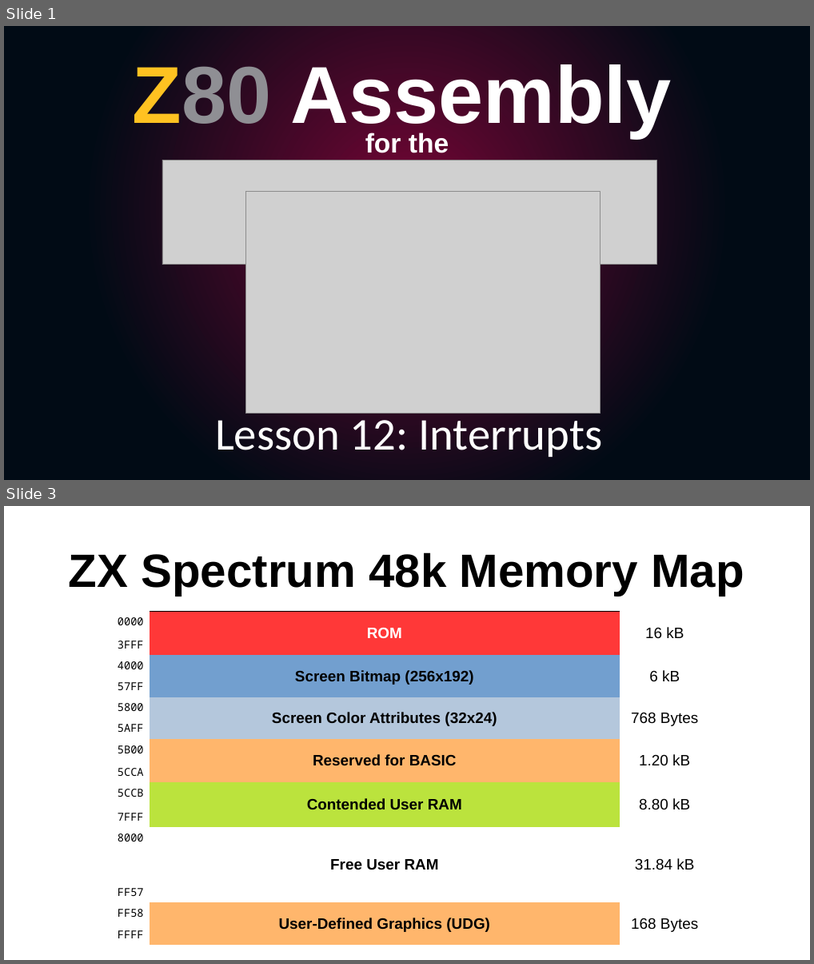
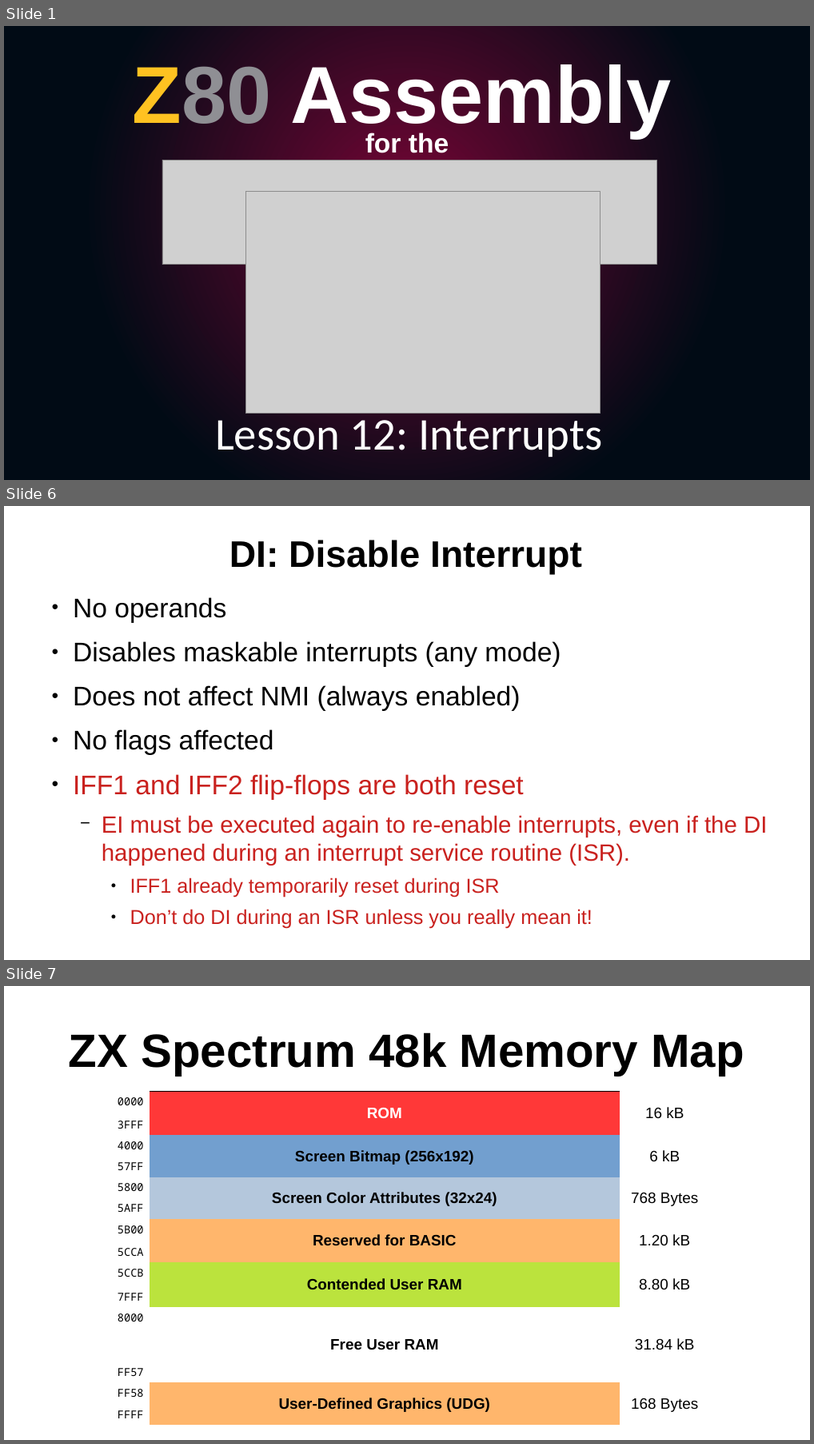
Before and after one commit to SlithyMatt/zxs-assembly-tutorial, a slide deck: Lesson12/Lesson12.odp. Shown one above the other, each under a label of ours: slides 1 and 3 before the commit, slides 1, 6 and 7 after it; the slides between them are not shown. The pictures are 814x964 and 814x1444 pixels, drawn with LibreOffice and Linux fonts; fonts in the diff are those of the drawing; grey boxes stand for pictures. Boxes give left, top, right and bottom in pixels: in the first picture for what was removed or moved away, otherwise in the second. Text is boxed around its words. In the diff, an @@ line names an element or a change of style, - is before the commit and + after.

```diff
--- a/Lesson12/Lesson12.odp
+++ b/Lesson12/Lesson12.odp
@@ slide 6 added at [4, 506, 810, 960], background #FFFFFF @@
@@ title added at [230, 540, 582, 575], 44 pt, text #000000, bold @@
+DI: Disable Interrupt
@@ text added at [73, 597, 767, 928], 32 pt, text #C9211E @@
+● No operands
+● Disables maskable interrupts (any mode)
+● Does not affect NMI (always enabled)
+● No flags affected
+● IFF1 and IFF2 flip-flops are both reset
+  − EI must be executed again to re-enable interrupts, even if the DI happened during an interrupt service routine (ISR).
+    ● IFF1 already temporarily reset during ISR
+    ● Don’t do DI during an ISR unless you really mean it!
@@ what was slide 3 is now slide 7 @@
```
Also in this commit, not shown: 1 slide changed, 3 other slides added.
